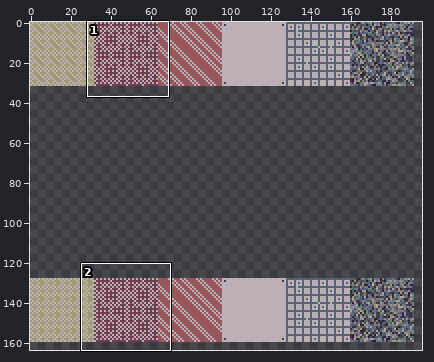
Pixel-art file, stored at assets/3d/environment/ase_environment_textures.aseprite. Above: a wide view before the commit, with the close-up outlined.
Close-up. Before the commit:
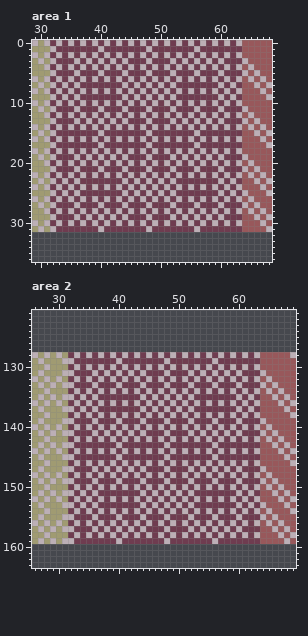
256x256 pixels, 1 frame. Shown: area 1: x 29..68, y 0..36; area 2: x 26..69, y 121..163. The wide view leaves out empty margins.
Now the later version:
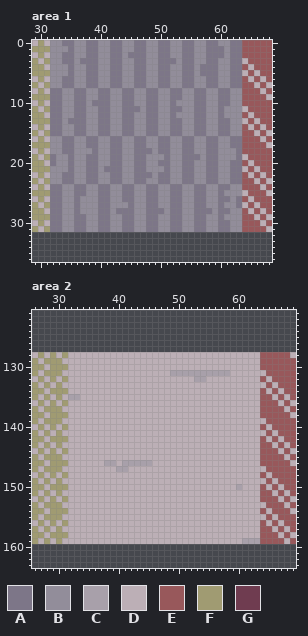
Palette (. is transparent): A #7d7688  B #928d9a  C #a8a0aa  D #bcafb6  E #98585b  F #a09b72  G #6f3c50
Edits made:
Changed rows in their new state; - is an unchanged pixel.
Area 1, layer "textures_ground/carpet_b":
first column x 32:
 0 BBAABBAABBAABBAABBAABBAABBAABBAA
 1 BBBABBAABBAABBAABBAABBAABBAAABAA
 2 BBAABBAABBAABAAABBAABBAABBAAABAA
 3 BBAABAAABBAABBAABBAAABAABBAABBAA
 4 BBBABBAABBAABBAABBAABBAABAAABBAA
 5 BBBABBAABBAABBAABBAABBAABAAABBAA
 6 BBAABBAABBAABBAABBAABBAABBAABBAA
 7 BBAABBAABBAABBAABBAABBAABBAABBAA
 8 AABBAABBAABBAABBAABBAABBAABBAABB
 9 AABBAABBAABBAABBAABBAABBAABBAABB
10 AABBAABAAABBAABBAABBABBBAABBAABB
11 AABBAABBAABBAAABAABBAABBAABBABBB
12 AABBAABBAABBAABBAABBABBBAABBABBB
13 AABAAABBAABBAABBAABBAABBAABBAABB
14 AABBAABBAABBAABBAABBAABBAABBAABB
15 AABBAABBAABBAABBAABBAABBAABBAABB
16 BBAABBAABBAABBAABBAABBAABBAABBAA
17 BBAABBAABBAABBAABBAABBAABBAABBAA
18 BBAABBBABBAABBAAABAABBAABBAABBBA
19 ABBABBAABBAABBAABBBABBAAABAABBBA
20 ABBABBAABBAABBAABBAABBAABBAABBAA
21 BBBABBAABAAABBAABBBABBAABBAABBAA
22 BBAABBAABBAABBAAABAABBAABBAABBAA
23 BBAABBAABBAABBAABBAABBAABBAABBAA
24 AABBAABBAABBAABBAABBAABBAABBAABB
25 AABBAABBAABBAABBAABBAABBAABBABBB
26 AABBABBBAABBAABBAABBAABBAABBAABA
27 AABBABBBAABBBABBAABBAABBAABBABBA
28 AABBABBBAABAAABBAAABAABBAAABAABB
29 AABBAABBAABBAABBAABBAABBAABBABBB
30 AABBAABBAABBAABBAABBAABBAABBAABB
31 AABBAABBAABBAABBAABBAABBAABBAABB
Area 2, layer "textures_walls/carpet_b":
first column x 32:
128 D-D-D-D-D-D-D-D-D-D-D-D-D-D-D-D-
129 -DDDDDDD-DDDDDDD-DDDDDDD-DDDDDDD
130 D-D-D-D-D-D-D-D-D-D-D-D-D-D-D-D-
131 -DDD-D-D-D-D-DDD-CCCCCCCCCCD-DDD
132 D-D-D-D-D-D-D-D-D-D-DCC-D-D-D-D-
133 -DDD-DDD-DDD-DDD-DDD-DDD-DDD-DDD
134 D-D-D-D-D-D-D-D-D-D-D-D-D-D-D-D-
135 CC-D-DDDDDDD-D-D-D-D-DDDDDDD-D-D
136 D-D-D-D-D-D-D-D-D-D-D-D-D-D-D-D-
137 -D-D-DDDDDDD-D-D-D-D-DDDDDDD-D-D
138 D-D-D-D-D-D-D-D-D-D-D-D-D-D-D-D-
139 -DDD-DDD-DDD-DDD-DDD-DDD-DDD-DDD
140 D-D-D-D-D-D-D-D-D-D-D-D-D-D-D-D-
141 -DDD-D-D-D-D-DDD-DDD-D-D-D-D-DDD
142 D-D-D-D-D-D-D-D-D-D-D-D-D-D-D-D-
143 -DDDDDDD-DDDDDDD-DDDDDDD-DDDDDDD
144 D-D-D-D-D-D-D-D-D-D-D-D-D-D-D-D-
145 -DDDDDDD-DDDDDDD-DDDDDDD-DDDDDDD
146 D-D-D-CCDCCCCCD-D-D-D-D-D-D-D-D-
147 -DDD-D-DCC-D-DDD-DDD-D-D-D-D-DDD
148 D-D-D-D-D-D-D-D-D-D-D-D-D-D-D-D-
149 -DDD-DDD-DDD-DDD-DDD-DDD-DDD-DDD
150 D-D-D-D-D-D-D-D-D-D-D-D-D-D-C-D-
151 -D-D-DDDDDDD-D-D-D-D-DDDDDDD-D-D
152 D-D-D-D-D-D-D-D-D-D-D-D-D-D-D-D-
153 -D-D-DDDDDDD-D-D-D-D-DDDDDDD-D-D
154 D-D-D-D-D-D-D-D-D-D-D-D-D-D-D-D-
155 -DDD-DDD-DDD-DDD-DDD-DDD-DDD-DDD
156 D-D-D-D-D-D-D-D-D-D-D-D-D-D-D-D-
157 -DDD-D-D-D-D-DDD-DDD-D-D-D-D-DDD
158 D-D-D-D-D-D-D-D-D-D-D-D-D-D-D-D-
159 -DDDDDDD-DDDDDDD-DDDDDDD-DDDDCCC
Where, in picture pixels (left, top, right, bottom), the same in both close-ups:
changed: (50, 40, 242, 232)
changed: (68, 352, 260, 544)
